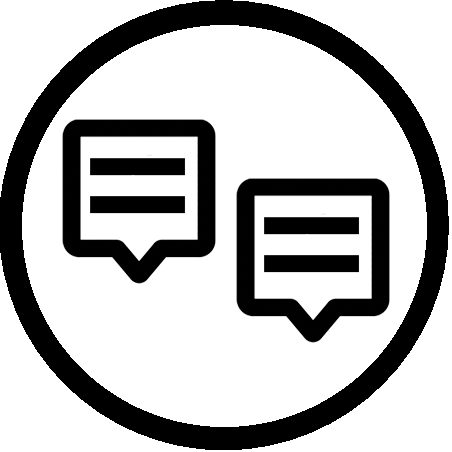
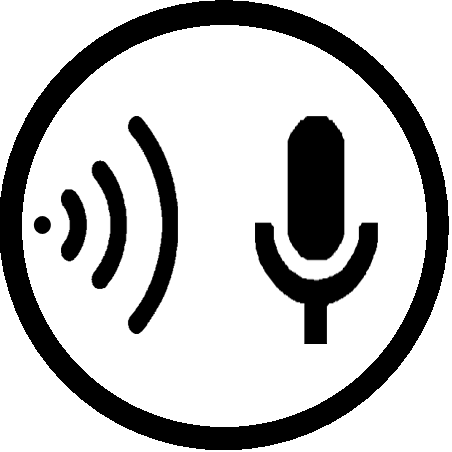
Before/after of a (452, 452) layered artwork. What changed in the layer stack:
added layer "Shape 2" above "dot" over [33, 216, 51, 234]
hid "dialog2" over [236, 178, 390, 344]
hid "dialog1" over [62, 119, 216, 285]
showed "listen" over [255, 116, 378, 344]
showed "recite" over [61, 116, 178, 334]
